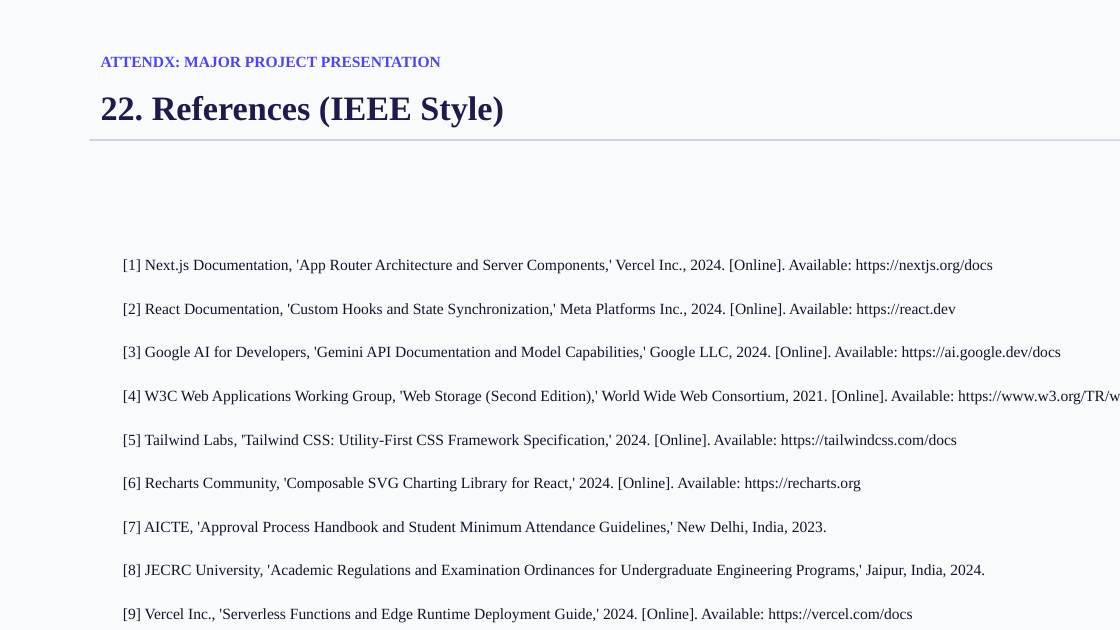
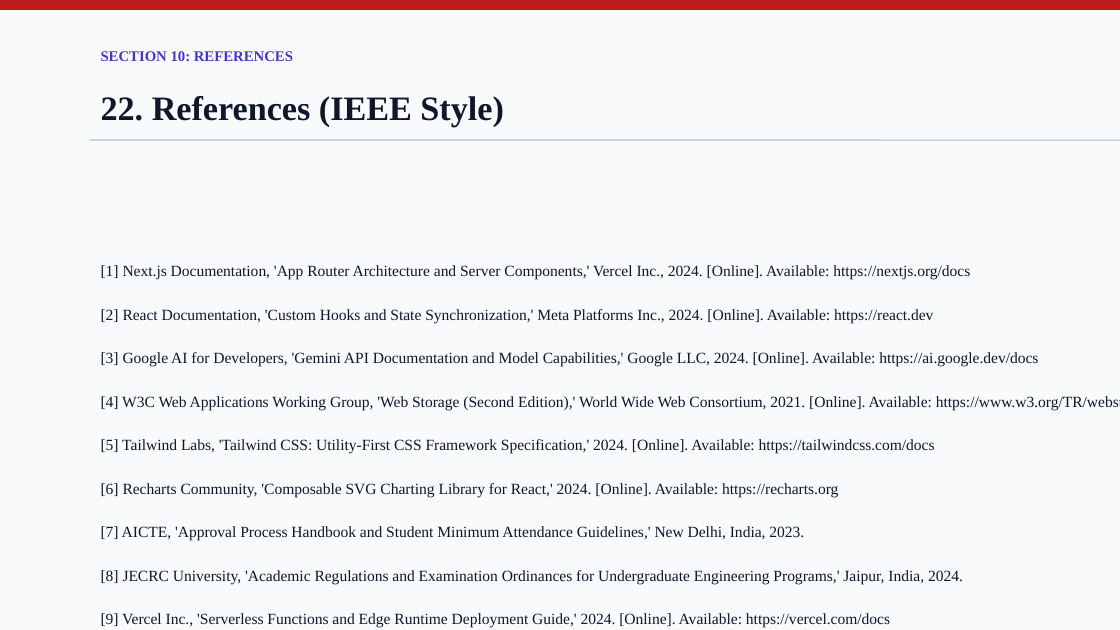
Before and after one commit to Aaryan-Raj21/attendx-smart-planner, a slide deck: slide 24 of AttendX_Major_Project_Presentation.pptx. Drawn at 1120x630 pixels with LibreOffice and Linux fonts; fonts in the diff are those of the drawing; background and template pictures are left out. Boxes give left, top, right and bottom in pixels: in the first picture for what was removed or moved away, otherwise in the second. Text is boxed around its words. In the diff, an @@ line names an element or a change of style, - is before the commit and + after.

Commit message:
docs: generate designer-grade academic report and presentation adhering to JECRC University guidelines

```diff
--- a/AttendX_Major_Project_Presentation.pptx
+++ b/AttendX_Major_Project_Presentation.pptx
@@ rectangle added at (x1=0, y1=0, x2=1120, y2=9), fill #B91C1C, outline #B91C1C 1 pt @@
@@ text removed at (x1=101, y1=56, x2=441, y2=67) @@
-ATTENDX: MAJOR PROJECT PRESENTATION
@@ text added at (x1=101, y1=51, x2=293, y2=61), 9.5 pt, text #4338CA, bold @@
+SECTION 10: REFERENCES
@@ text "22. References (IEEE Style)" at (x1=101, y1=96, x2=503, y2=127): text colour #1E1B4B to #0F172A @@
@@ text "[1] Next.js Documentation, 'App Router ..." rewrapped from (x1=123, y1=259, x2=1120, y2=623) to (x1=101, y1=265, x2=1120, y2=628) @@
```
Also in this commit, not shown: 21 other slides changed, 3 slides added, 3 slides removed, 9 other files.
